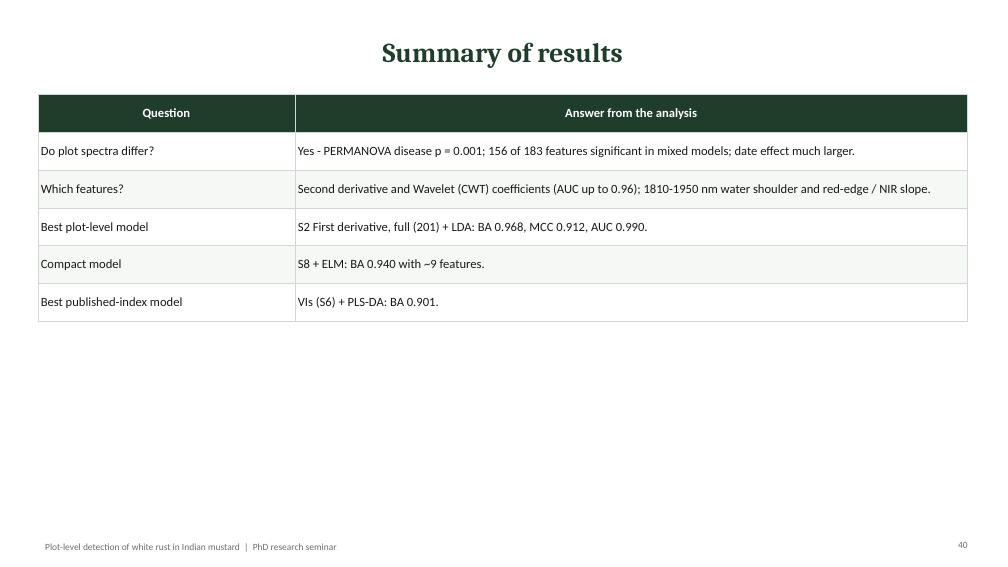
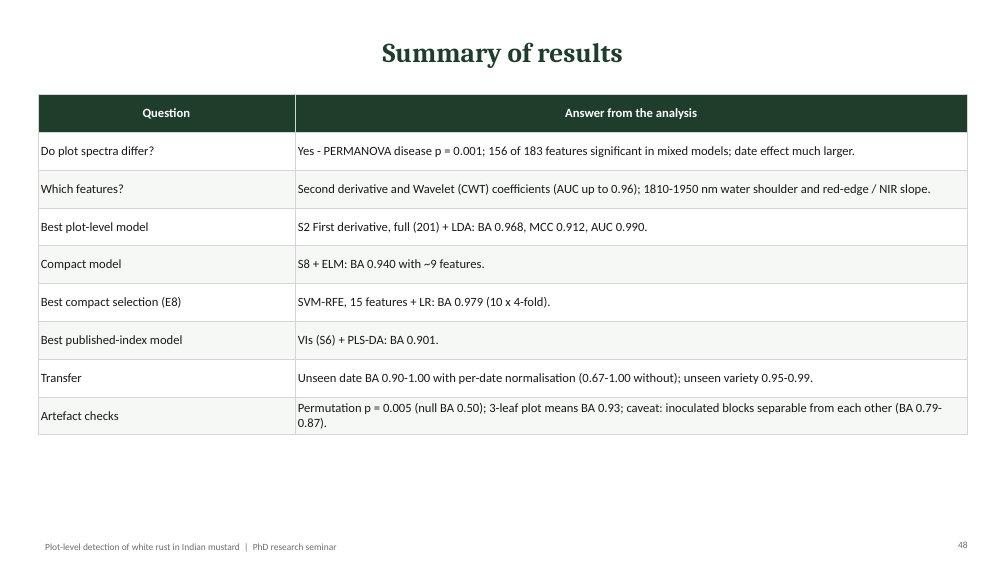
Before and after one commit to animesh809359-afk/sonu, a slide deck: slide 48 of white_rust_plot_analysis/outputs/WhiteRust_Mustard_PlotLevel_PhD_Seminar.pptx (slide 40 before the commit). Drawn at 1008x567 pixels with LibreOffice and Linux fonts; fonts in the diff are those of the drawing. Boxes give left, top, right and bottom in pixels: in the first picture for what was removed or moved away, otherwise in the second. Text is boxed around its words. In the diff, an @@ line names an element or a change of style, - is before the commit and + after.

```diff
--- a/white_rust_plot_analysis/outputs/WhiteRust_Mustard_PlotLevel_PhD_Seminar.pptx
+++ b/white_rust_plot_analysis/outputs/WhiteRust_Mustard_PlotLevel_PhD_Seminar.pptx
@@ table at (38,95,968,433) @@
+row 6: Best compact selection (E8) | SVM-RFE, 15 features + LR: BA 0.979 (10 x 4-fold).
+row 8: Transfer | Unseen date BA 0.90-1.00 with per-date normalisation (0.67-1.00 without); unseen variety 0.95-0.99.
+row 9: Artefact checks | Permutation p = 0.005 (null BA 0.50); 3-leaf plot means BA 0.93; caveat: inoculated blocks separable from each other (BA 0.79-0.87).
```
Also in this commit, not shown: 12 other slides changed, 8 slides added, 5 other files.
